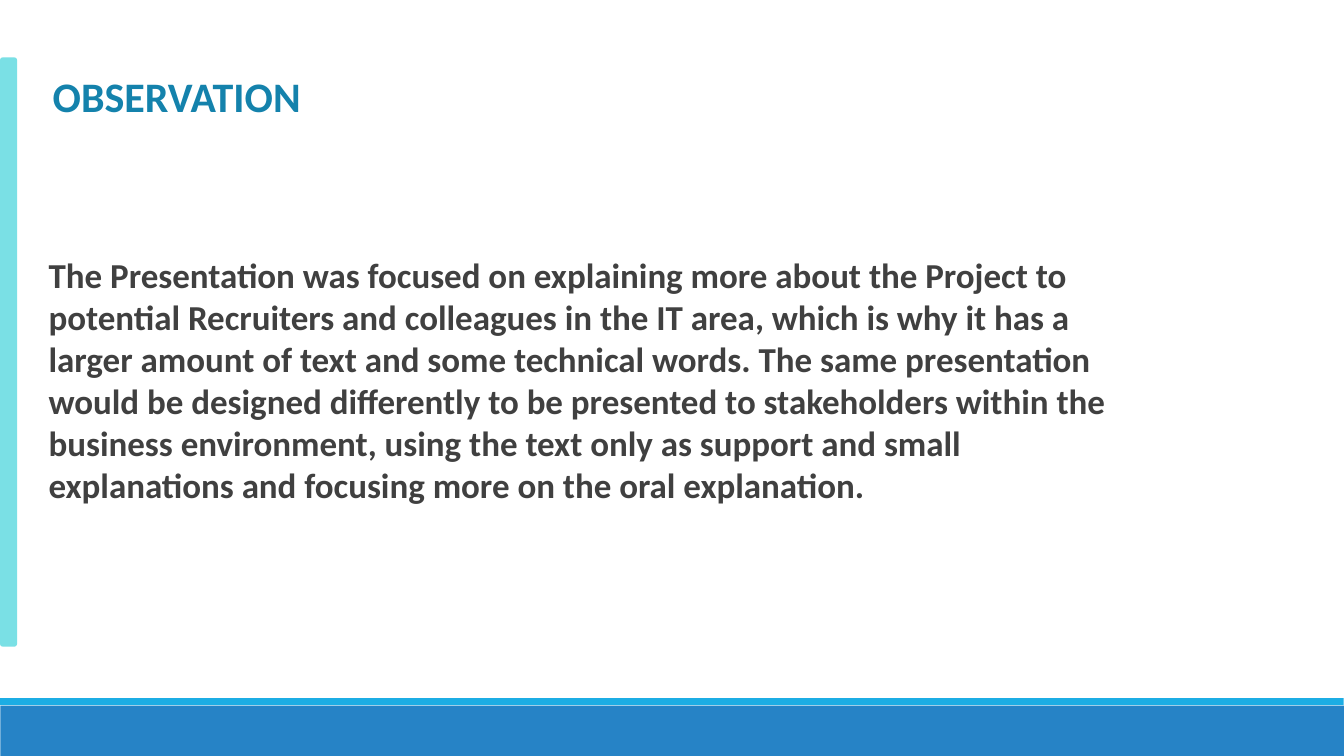
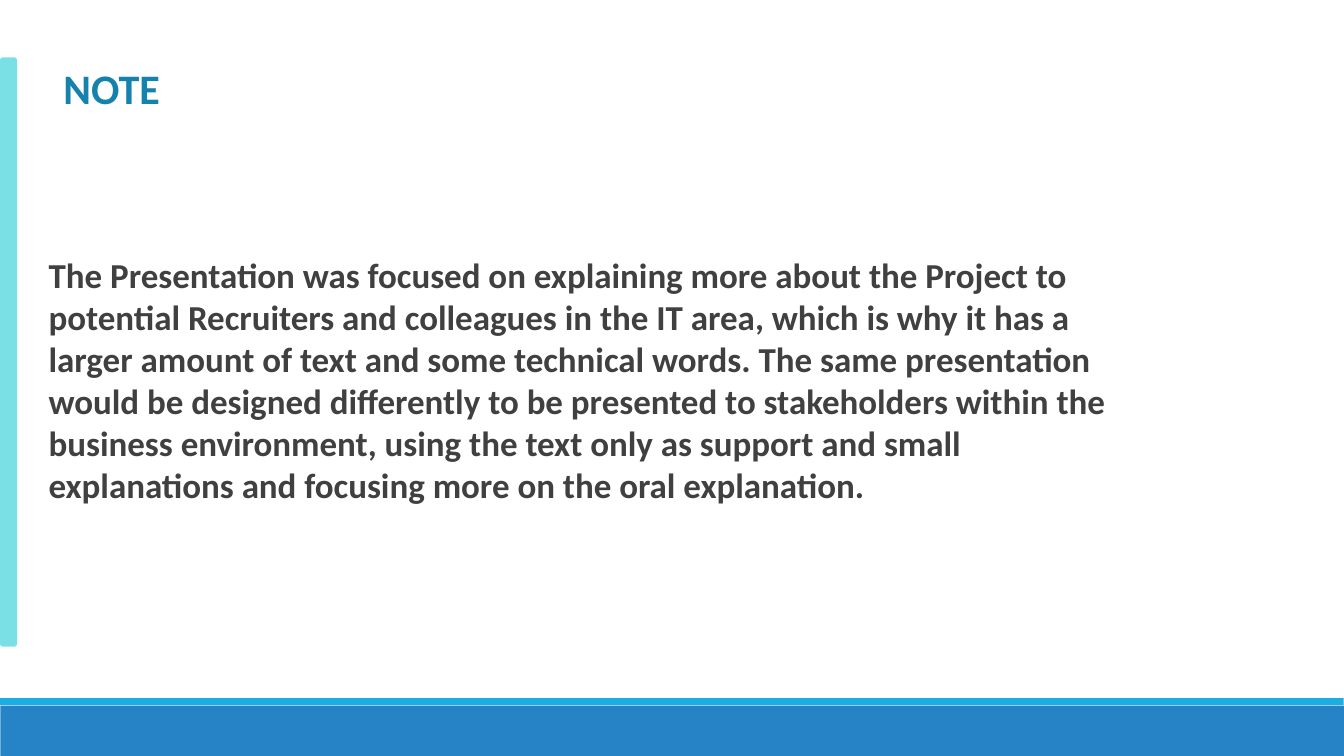
Before and after one commit to RiquelmoFerreira/DataAnalysisBushfires_in_Brazil, a slide deck: slide 20 of Apresentacao-Presentation.pptx. Drawn at 1344x756 pixels with LibreOffice and Linux fonts; fonts in the diff are those of the drawing. Boxes give left, top, right and bottom in pixels: in the first picture for what was removed or moved away, otherwise in the second. Text is boxed around its words. In the diff, an @@ line names an element or a change of style, - is before the commit and + after.

```diff
--- a/Apresentacao-Presentation.pptx
+++ b/Apresentacao-Presentation.pptx
@@ text at (63,76,159,105): text changed @@
-OBSERVATION
+NOTE
```
Also in this commit, not shown: 1 other slide changed.
